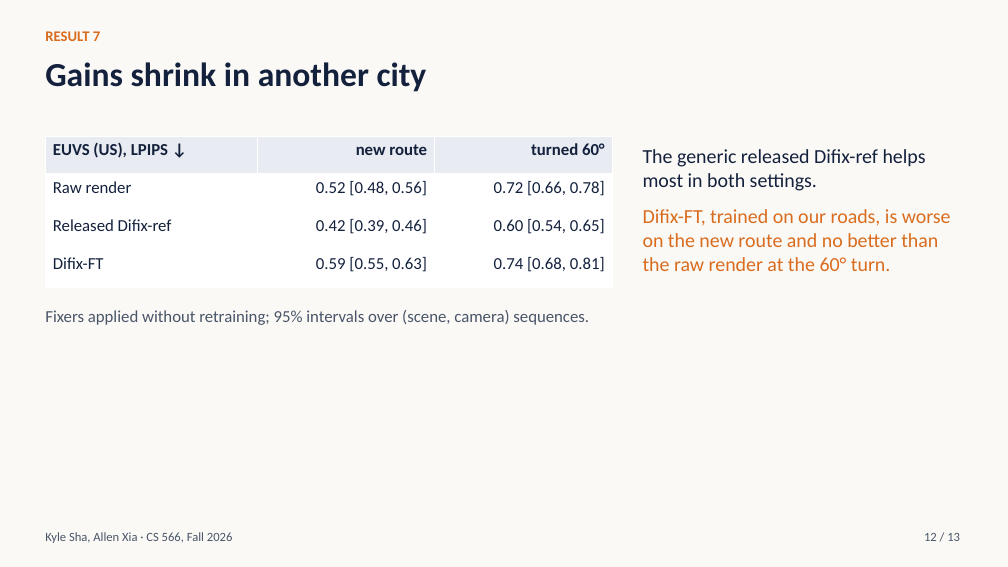
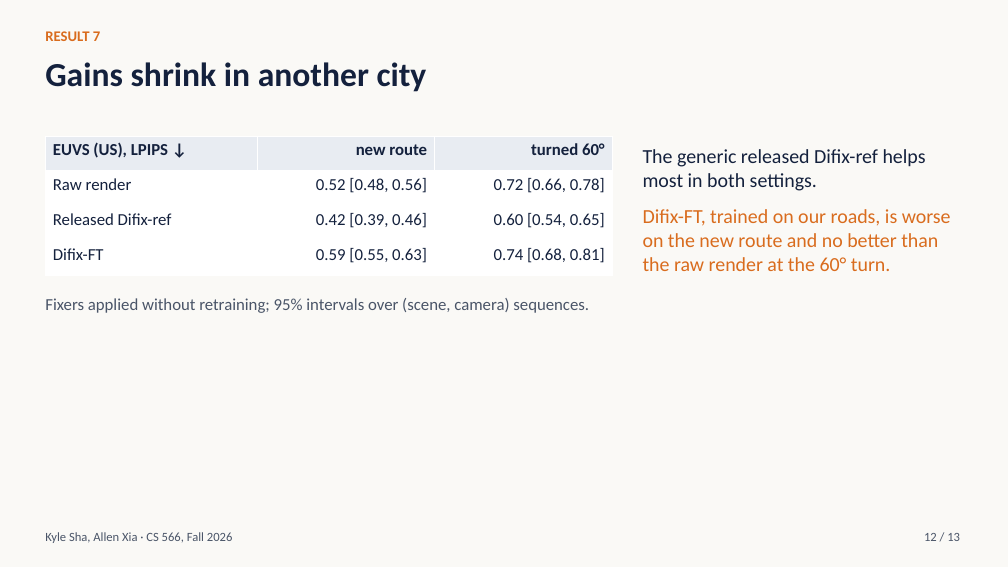
Before and after one commit to ksha23/cs566-drive-sim, a slide deck: slide 12 of docs/cs566_drive_sim_talk.pptx. Drawn at 1008x567 pixels with LibreOffice and Linux fonts; fonts in the diff are those of the drawing. Boxes give left, top, right and bottom in pixels: in the first picture for what was removed or moved away, otherwise in the second. Text is boxed around its words. In the diff, an @@ line names an element or a change of style, - is before the commit and + after.

```diff
--- a/docs/cs566_drive_sim_talk.pptx
+++ b/docs/cs566_drive_sim_talk.pptx
@@ table: place and size @@
-table at bbox=[45, 136, 613, 287]
+table at bbox=[45, 136, 613, 275]
@@ text "Fixers applied without retraining; 95% ...": place and size @@
-text "Fixers applied without retraining; 95% ..." at bbox=[45, 310, 589, 325]
+text "Fixers applied without retraining; 95% ..." at bbox=[45, 298, 589, 313]
```
Also in this commit, not shown: 6 other slides changed, 8 other files.
